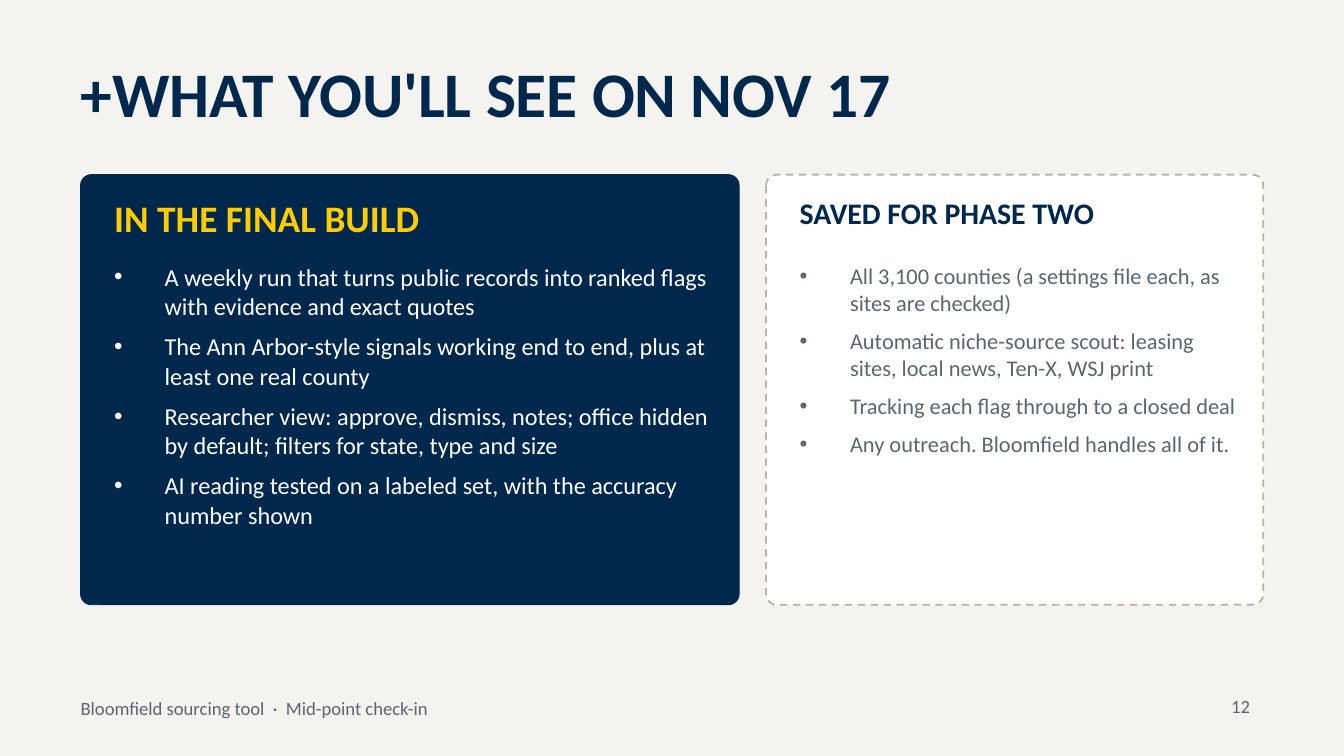
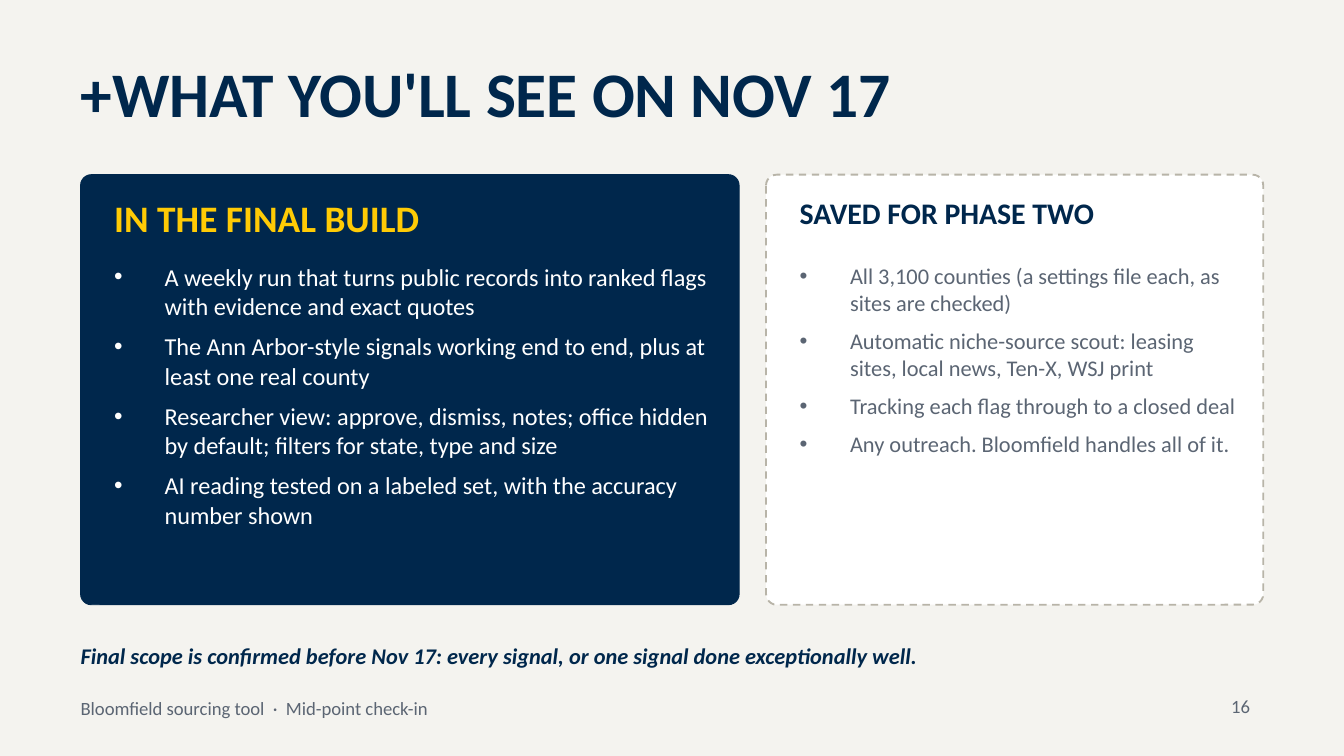
Before and after one commit to Ross-Business-Tech/Bloomfield-Project-2, a slide deck: slide 16 of pipeline/demo/deck/Bloomfield_Midpoint_Deck.pptx (slide 12 before the commit). Drawn at 1344x756 pixels with LibreOffice and Linux fonts; fonts in the diff are those of the drawing. Boxes give left, top, right and bottom in pixels: in the first picture for what was removed or moved away, otherwise in the second. Text is boxed around its words. In the diff, an @@ line names an element or a change of style, - is before the commit and + after.

```diff
--- a/pipeline/demo/deck/Bloomfield_Midpoint_Deck.pptx
+++ b/pipeline/demo/deck/Bloomfield_Midpoint_Deck.pptx
@@ text added at bbox=[81, 648, 917, 668], 12 pt, text #00274C, bold, italic @@
+Final scope is confirmed before Nov 17: every signal, or one signal done exceptionally well.
@@ page number at bbox=[1231, 700, 1250, 713]: text changed @@
-12
+16
```
Also in this commit, not shown: 2 other slides changed, 6 slides added, 2 slides removed, 8 other files.
